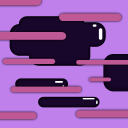
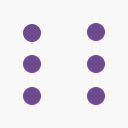
Revision of a layered 128x128 image; what changed, layer by layer:
removed layer "Shape 22" over (0, 0, 128, 120)
removed layer "Shape 13" over (103, 54, 128, 92)
removed layer "Shape 12" over (55, 24, 103, 104)
added layer "Ellipse 1 copy 15" above "Ellipse 1 copy 14" over (23, 24, 41, 42)
added layer "Ellipse 1 copy 14" above "Ellipse 1 copy 13" over (23, 55, 41, 73)
added layer "Ellipse 1 copy 13" above "Ellipse 1 copy 12" over (23, 87, 41, 105)
added layer "Ellipse 1 copy 12" above "Ellipse 1 copy 11" over (87, 23, 105, 41)
renamed "Shape 6" to "Ellipse 1 copy 11", painted on it, masked it over (9, 16, 106, 108)
added layer "Ellipse 1 copy 10" above "Layer 0" over (87, 87, 105, 105)
painted on "Layer 0" over (0, 0, 128, 128)
